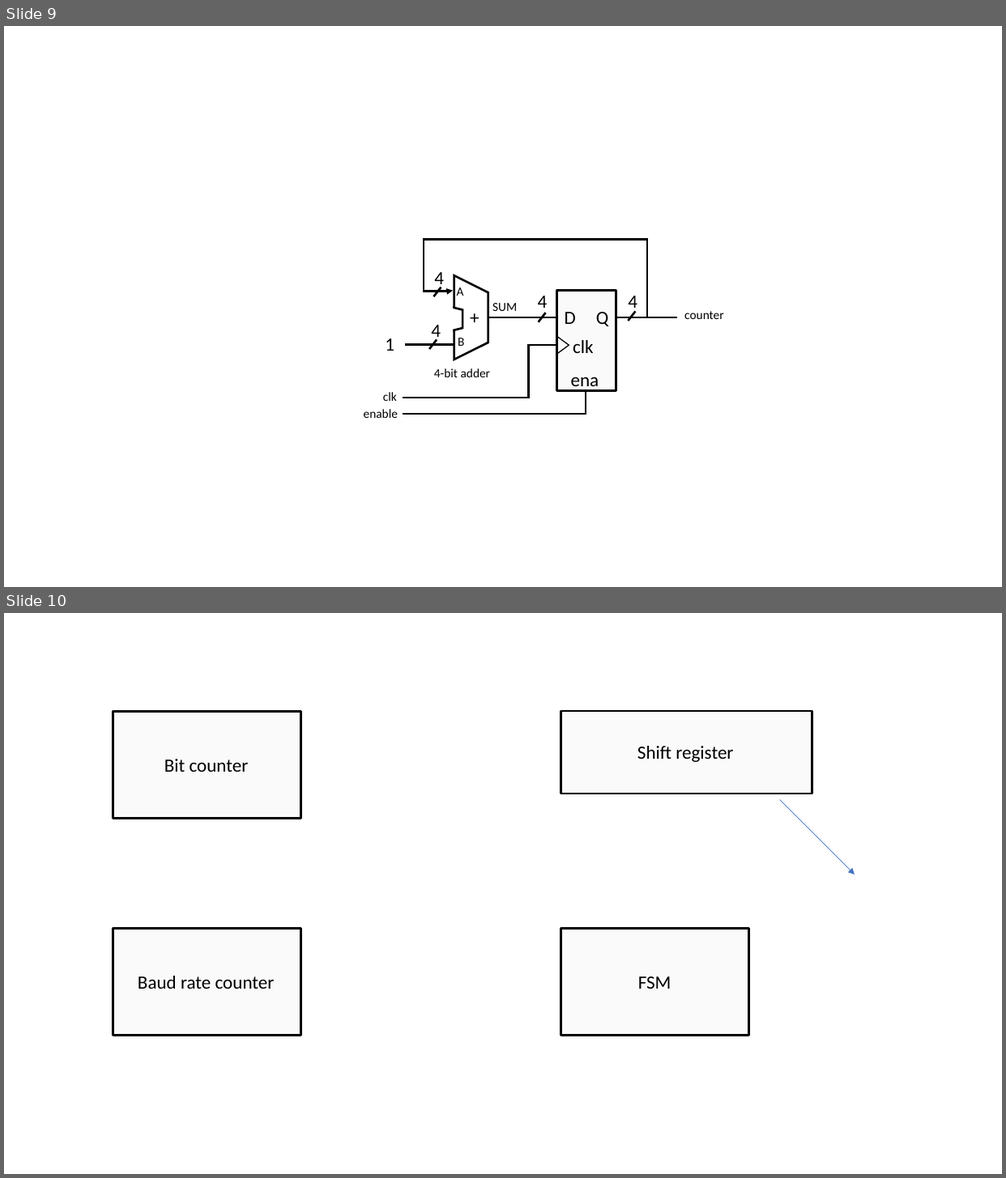
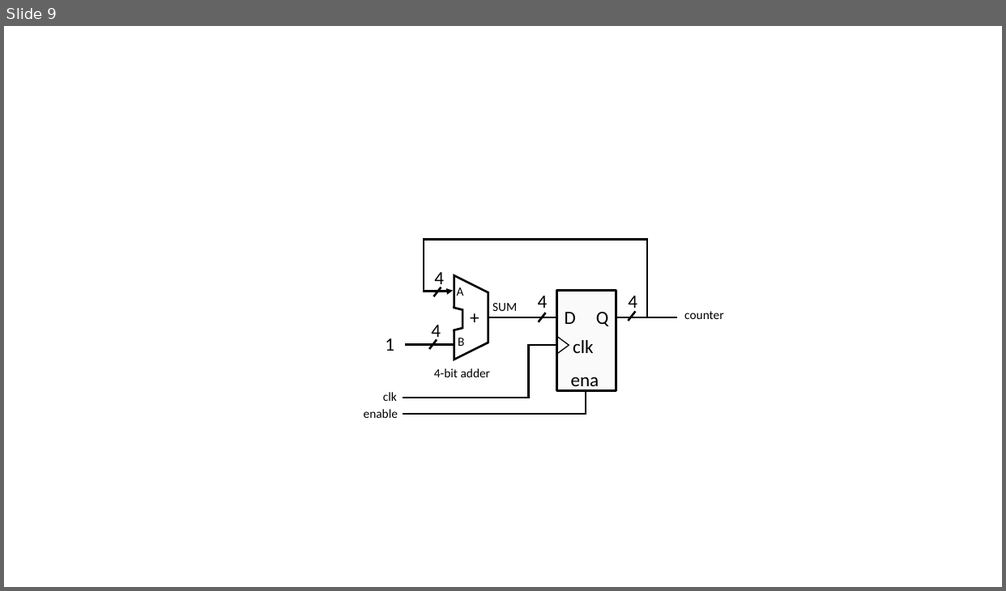
Before and after one commit to fys4220/fys4220.github.io, a slide deck: fys4220-jbook/images/vhdl_structure.pptx. Shown one above the other, each under a label of ours: slides 9 and 10 before the commit, slide 9 after it. The pictures are 1006x1178 and 1006x591 pixels, drawn with LibreOffice and Linux fonts; fonts in the diff are those of the drawing. Boxes give left, top, right and bottom in pixels: in the first picture for what was removed or moved away, otherwise in the second. Text is boxed around its words. In the diff, an @@ line names an element or a change of style, - is before the commit and + after.

Commit message:
Updated description of state machine and counter exercises

```diff
--- a/fys4220-jbook/images/vhdl_structure.pptx
+++ b/fys4220-jbook/images/vhdl_structure.pptx
@@ slide 10 removed at bbox=[4, 613, 1002, 1174], background #FFFFFF @@
@@ rectangle removed at bbox=[113, 711, 301, 818] @@
@@ rectangle removed at bbox=[561, 711, 812, 794] @@
@@ text removed at bbox=[637, 746, 733, 762] @@
-Shift register
@@ text removed at bbox=[164, 759, 249, 772] @@
-Bit counter
@@ arrow removed from (780, 799) to (854, 875) @@
@@ rectangle removed at bbox=[113, 929, 301, 1036] @@
@@ rectangle removed at bbox=[561, 929, 750, 1036] @@
@@ text removed at bbox=[138, 976, 275, 989] @@
-Baud rate counter
@@ text removed at bbox=[638, 977, 671, 989] @@
-FSM
```
Also in this commit, not shown: 11 other files.
